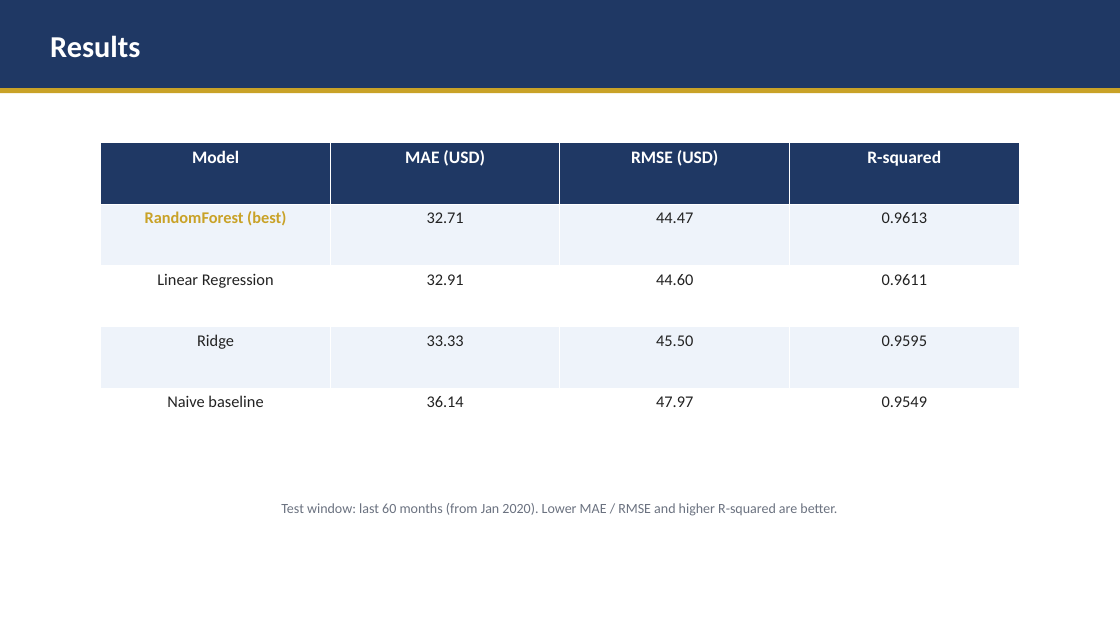
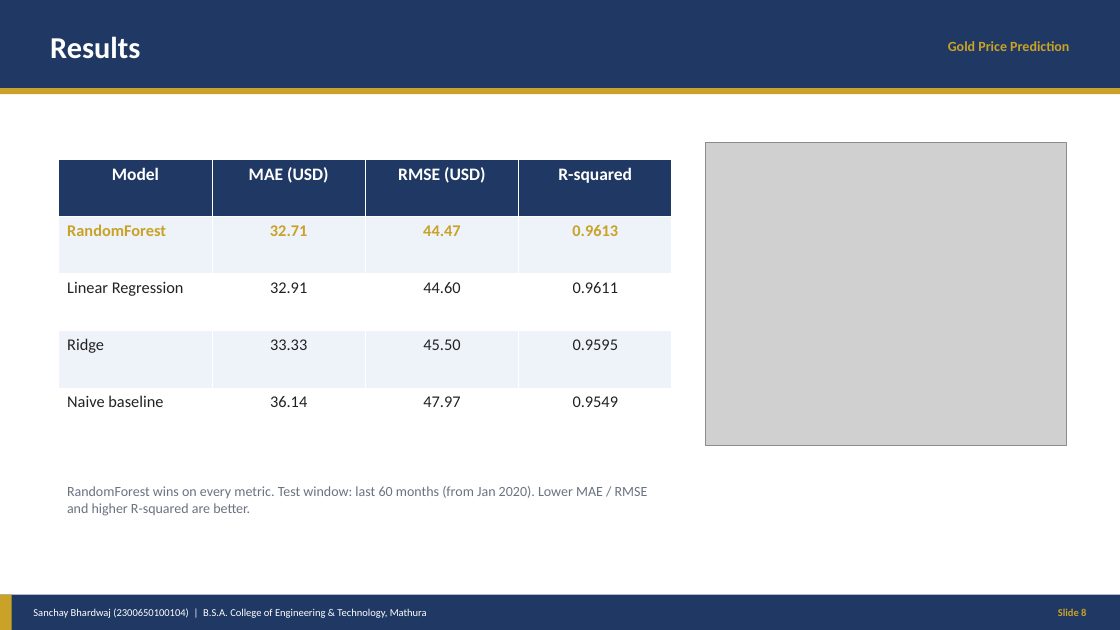
Before and after one commit to sanchaybhardwaj411-alt/gold-price-prediction, a slide deck: slide 8 of docs/Gold-Price-Prediction-Presentation.pptx. Drawn at 1120x630 pixels with LibreOffice and Linux fonts; fonts in the diff are those of the drawing; grey boxes stand for pictures. Boxes give left, top, right and bottom in pixels: in the first picture for what was removed or moved away, otherwise in the second. Text is boxed around its words. In the diff, an @@ line names an element or a change of style, - is before the commit and + after.

Commit message:
Redesign presentation: full-page slides, Sanchay-only attribution, results chart

```diff
--- a/docs/Gold-Price-Prediction-Presentation.pptx
+++ b/docs/Gold-Price-Prediction-Presentation.pptx
@@ text added at box(948, 41, 1069, 51), 12 pt, text #C9A227, bold @@
+Gold Price Prediction
@@ picture added at box(706, 143, 1067, 445) @@
@@ table at box(59, 160, 670, 445) @@
-row 2, column 1: RandomForest (best)
+row 2, column 1: RandomForest
@@ text colour #222222 to #C9A227, bold on in "32.71", "44.47", "0.9613" @@
@@ alignment centre to left @@
@@ table: place and size @@
-table at box(101, 143, 1018, 450)
+table at box(59, 160, 670, 445)
@@ text at box(67, 486, 648, 516): text changed @@
-Test window: last 60 months (from Jan 2020). Lower MAE / RMSE and higher R-squared are better.
+RandomForest wins on every metric. Test window: last 60 months (from Jan 2020). Lower MAE / RMSE and higher R-squared are better.
@@ rectangle added at box(0, 595, 1120, 630), fill #1F3864 @@
@@ rectangle added at box(0, 595, 12, 630), fill #C9A227 @@
@@ text added at box(33, 608, 427, 618), 9 pt, text #FFFFFF @@
+Sanchay Bhardwaj (2300650100104) | B.S.A. College of Engineering & Technology, Mathura
@@ text added at box(1058, 608, 1086, 616), 9 pt, text #C9A227, bold @@
+Slide 8
```
Also in this commit, not shown: 11 other slides changed, 1 slide added, 1 slide removed, 4 other files.
